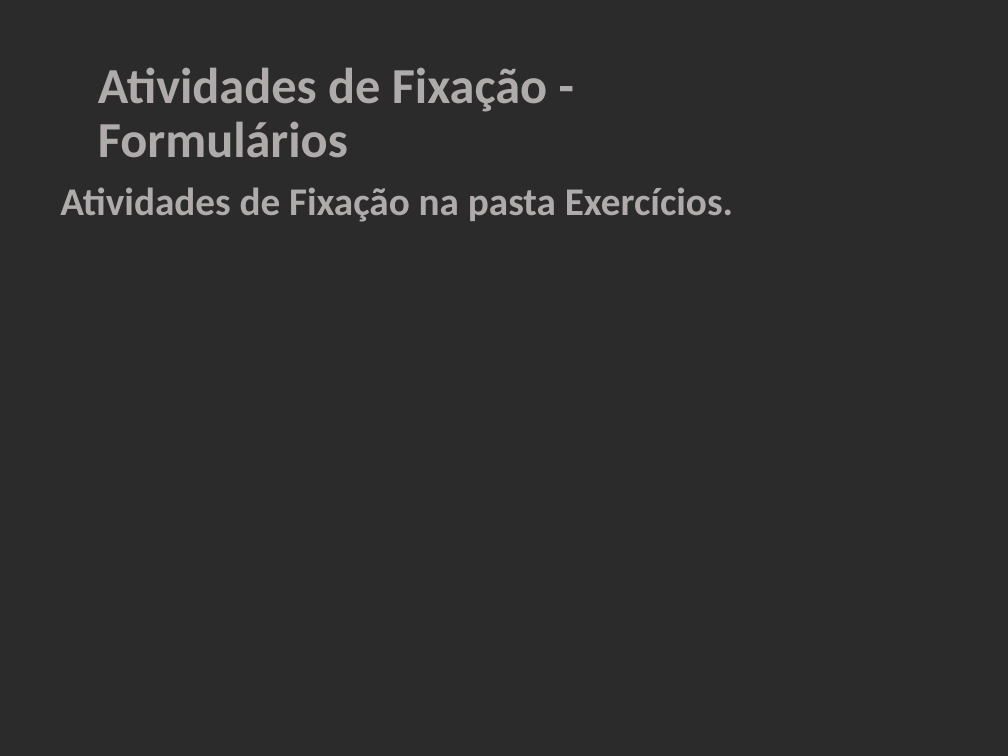
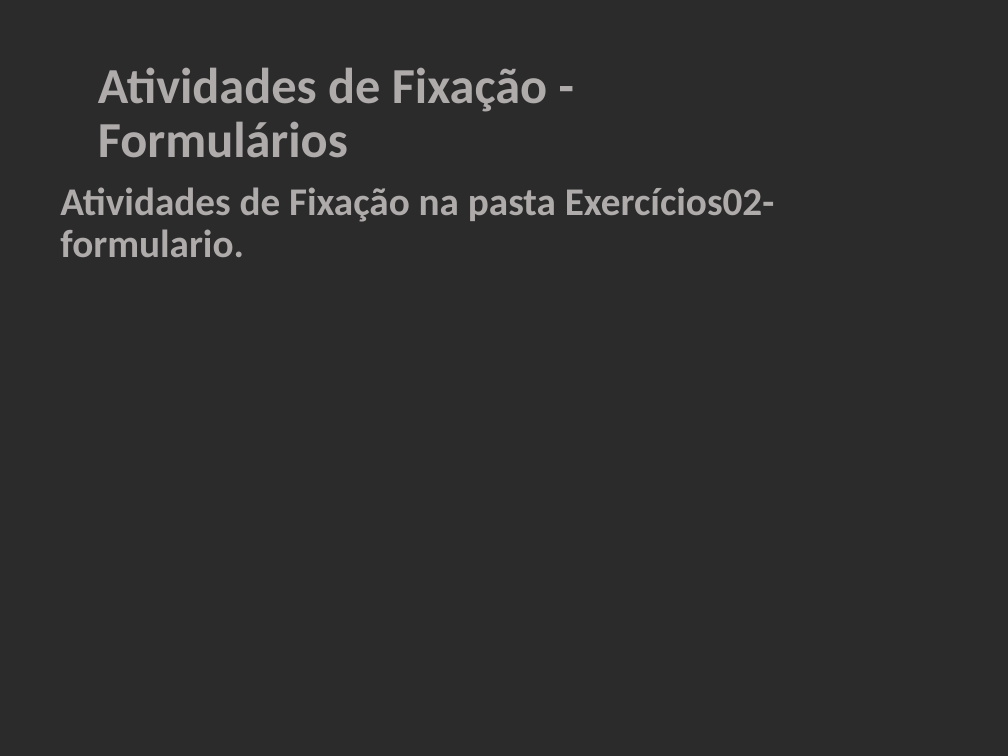
Before and after one commit to gelvaziosenac/PROGRAMADOR_WEB, a slide deck: slide 15 of slides/SLIDE 05 - NOCOES BASICAS PHP 03.pptx. Drawn at 1008x756 pixels with LibreOffice and Linux fonts; fonts in the diff are those of the drawing; background and template pictures are left out; a plain dark background stands for a picture behind light text. Boxes give left, top, right and bottom in pixels: in the first picture for what was removed or moved away, otherwise in the second. Text is boxed around its words. In the diff, an @@ line names an element or a change of style, - is before the commit and + after.

```diff
--- a/slides/SLIDE 05 - NOCOES BASICAS PHP 03.pptx
+++ b/slides/SLIDE 05 - NOCOES BASICAS PHP 03.pptx
@@ text at <box>60,187,774,257</box>: text changed @@
-Atividades de Fixação na pasta Exercícios.
+Atividades de Fixação na pasta Exercícios02-formulario.
```
Also in this commit, not shown: 2 other files.
